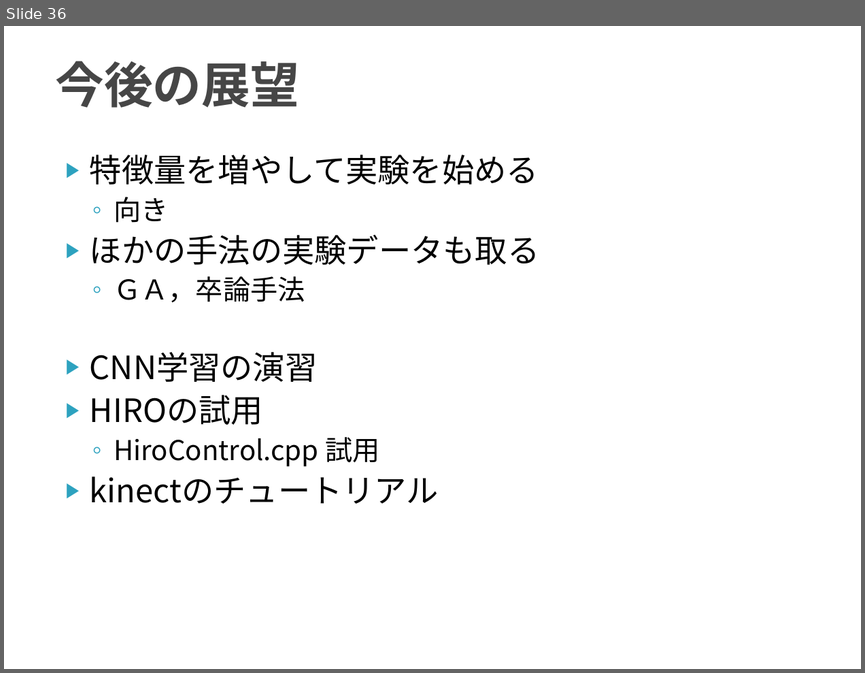
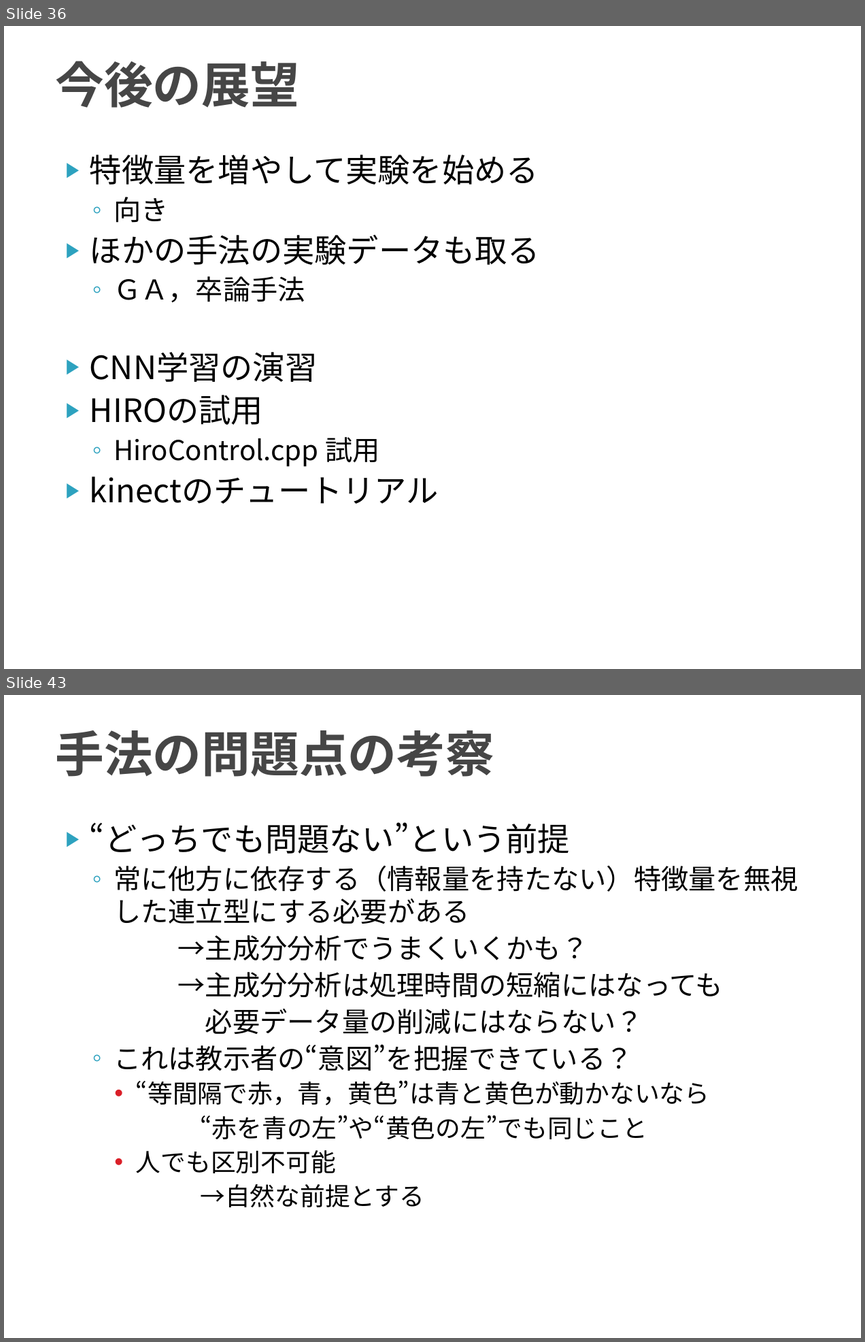
Before and after one commit to TetsuyaKomota/GitforEclipseTest, a slide deck: IntentionLearning_v2/slide/discussion2016.pptx. Shown one above the other, each under a label of ours: slide 36 before the commit, slides 36 and 43 after it; the slides between them are not shown. The pictures are 865x673 and 865x1342 pixels, drawn with LibreOffice and Linux fonts; fonts in the diff are those of the drawing. Boxes give left, top, right and bottom in pixels: in the first picture for what was removed or moved away, otherwise in the second. Text is boxed around its words. In the diff, an @@ line names an element or a change of style, - is before the commit and + after.

Commit message:
一連のMat_SOINN初期データ量問題の原因がおそらくまともにSOINNを動かしていなかったことであることが判明した． 単に枝刈りをし忘れていたということもあるが，そもそもSOINNがグラフをうまく構成できていないことが分かるので，v2 としてきちんと考察しなおすことにする．

```diff
--- a/IntentionLearning_v2/slide/discussion2016.pptx
+++ b/IntentionLearning_v2/slide/discussion2016.pptx
@@ slide 43 added at bbox=[4, 695, 861, 1338], background #FFFFFF @@
@@ title added at bbox=[55, 730, 494, 777], 41 pt, text #464646, bold @@
+手法の問題点の考察
@@ text added at bbox=[90, 822, 798, 1207], 23 pt, text #000000 @@
+▶ “どっちでも問題ない”という前提
+  ◦ 常に他方に依存する（情報量を持たない）特徴量を無視した連立型にする必要がある
+  →主成分分析でうまくいくかも？
+  →主成分分析は処理時間の短縮にはなっても
+  必要データ量の削減にはならない？
+  ◦ これは教示者の“意図”を把握できている？
+    • “等間隔で赤，青，黄色”は青と黄色が動かないなら
+    “赤を青の左”や“黄色の左”でも同じこと
+    • 人でも区別不可能
+    →自然な前提とする
```
Also in this commit, not shown: 7 other slides added, 6 other files.
